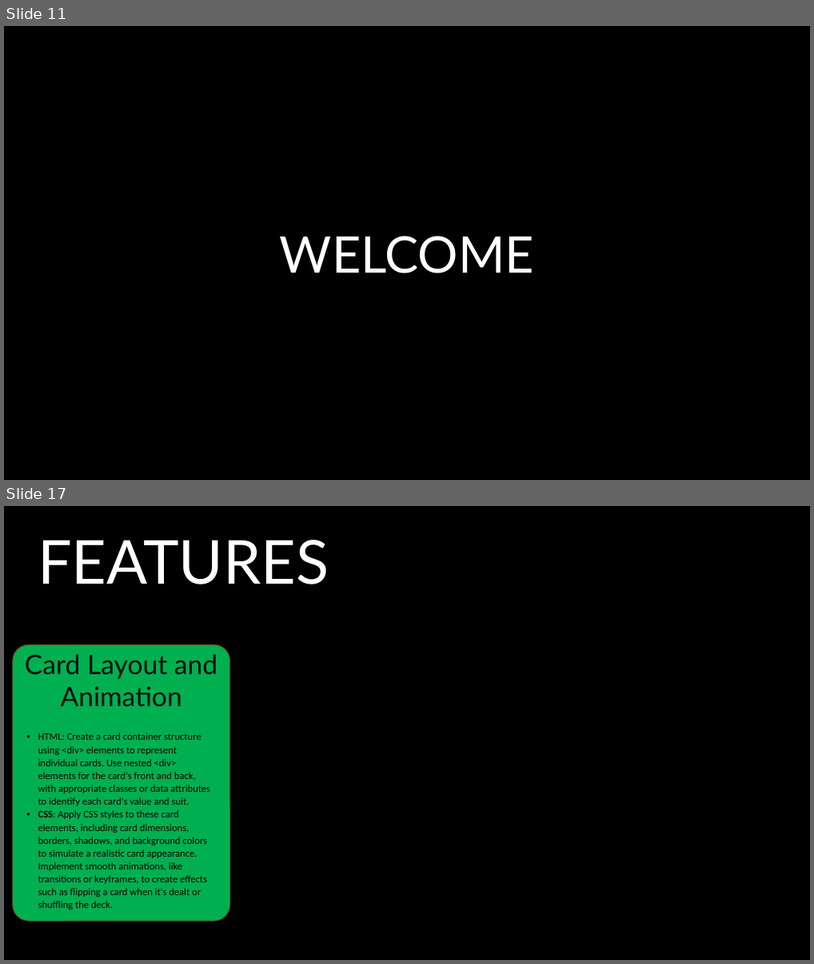
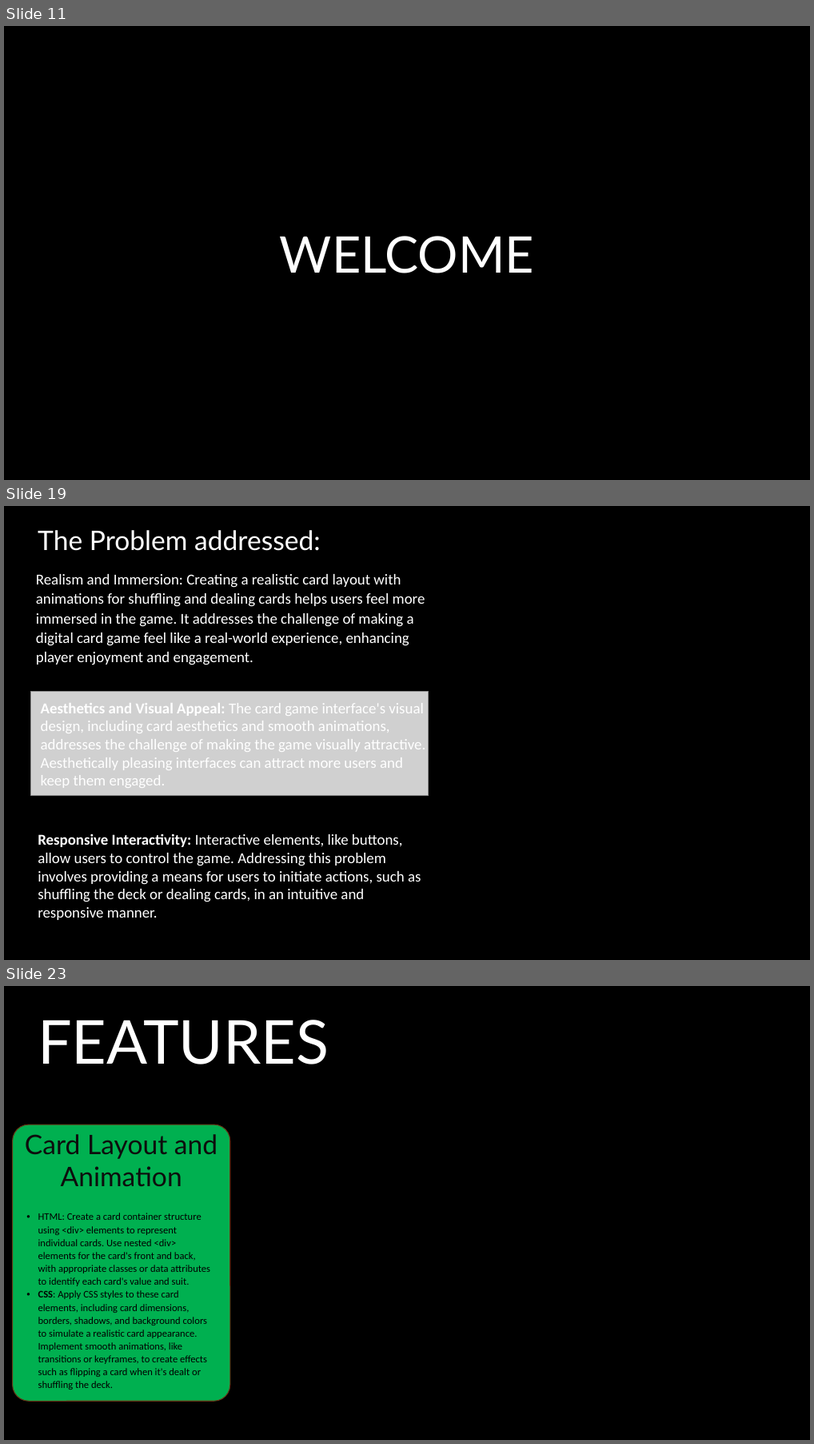
Before and after one commit to JSumlin/Web-Project-1, a slide deck: CSS Project 1.pptx. Shown one above the other, each under a label of ours: slides 11 and 17 before the commit, slides 11, 19 and 23 after it; the slides between them are not shown. The pictures are 814x964 and 814x1444 pixels, drawn with LibreOffice and Linux fonts; fonts in the diff are those of the drawing; grey boxes stand for pictures. Boxes give left, top, right and bottom in pixels: in the first picture for what was removed or moved away, otherwise in the second. Text is boxed around its words. In the diff, an @@ line names an element or a change of style, - is before the commit and + after.

```diff
--- a/CSS Project 1.pptx
+++ b/CSS Project 1.pptx
@@ slide 19 added at <box>4,506,810,960</box>, background #000000 @@
@@ text added at <box>38,530,321,551</box>, 32 pt, text #FFFFFF @@
+The Problem addressed:
@@ text added at <box>36,574,426,665</box>, 18 pt, text #FFFFFF @@
+Realism and Immersion: Creating a realistic card layout with animations for shuffling and dealing cards helps users feel more immersed in the game. It addresses the challenge of making a digital card game feel like a real-world experience, enhancing player enjoyment and engagement.
@@ picture added at <box>31,691,429,795</box> @@
@@ text added at <box>41,703,426,788</box>, 18 pt, text #FFFFFF @@
+Aesthetics and Visual Appeal: The card game interface's visual design, including card aesthetics and smooth animations, addresses the challenge of making the game visually attractive. Aesthetically pleasing interfaces can attract more users and keep them engaged.
@@ text added at <box>38,833,421,920</box>, 18 pt, text #FFFFFF @@
+Responsive Interactivity: Interactive elements, like buttons, allow users to control the game. Addressing this problem involves providing a means for users to initiate actions, such as shuffling the deck or dealing cards, in an intuitive and responsive manner.
@@ what was slide 17 is now slide 23 @@
```
Also in this commit, not shown: 4 slides changed, 10 other slides added, 2 slides removed.
